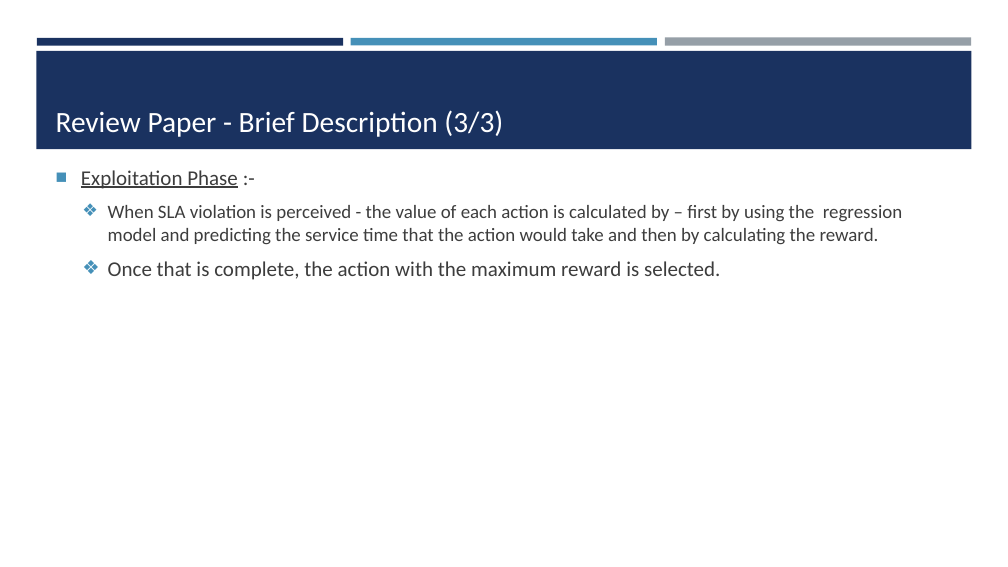
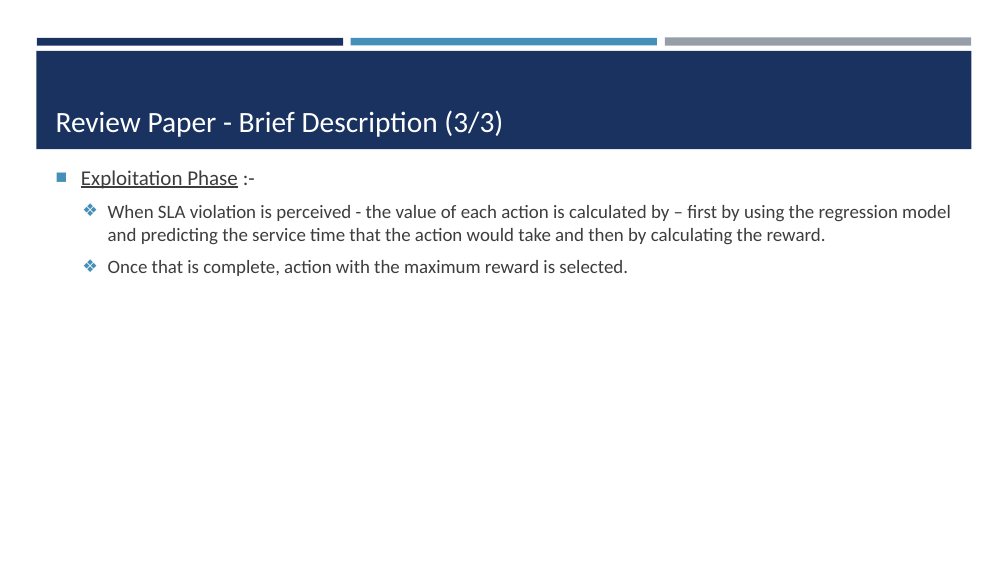
Before and after one commit to Rahma-ra1001782/Rahma-ra1001782-hw, a slide deck: slide 19 of Review/G3-Review Paper & Presentation - Final Version/G3 - Review Paper Presentation.pptx (slide 26 before the commit). Drawn at 1008x567 pixels with LibreOffice and Linux fonts; fonts in the diff are those of the drawing. Boxes give left, top, right and bottom in pixels: in the first picture for what was removed or moved away, otherwise in the second. Text is boxed around its words. In the diff, an @@ line names an element or a change of style, - is before the commit and + after.

```diff
--- a/Review/G3-Review Paper & Presentation - Final Version/G3 - Review Paper Presentation.pptx
+++ b/Review/G3-Review Paper & Presentation - Final Version/G3 - Review Paper Presentation.pptx
@@ text at (108,260,628,276): text changed; size 20 to 18 pt @@
-  ❖ Once that is complete, the action with the maximum reward is selected.
+  ❖ Once that is complete, action with the maximum reward is selected.
```
Also in this commit, not shown: 15 other slides changed, 1 slide added, 9 slides removed.
